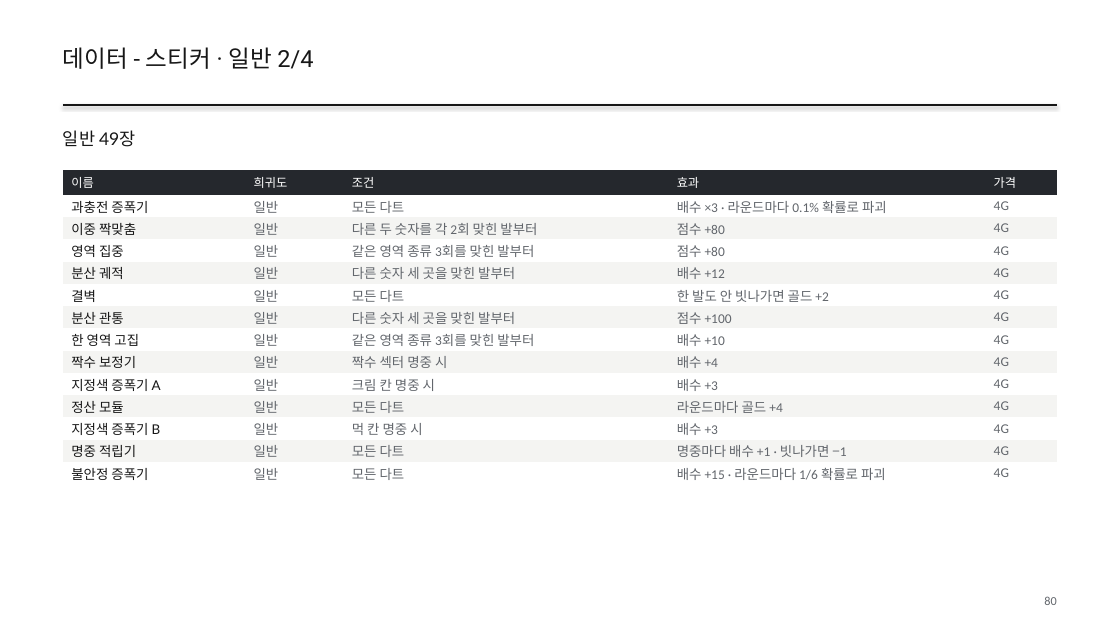
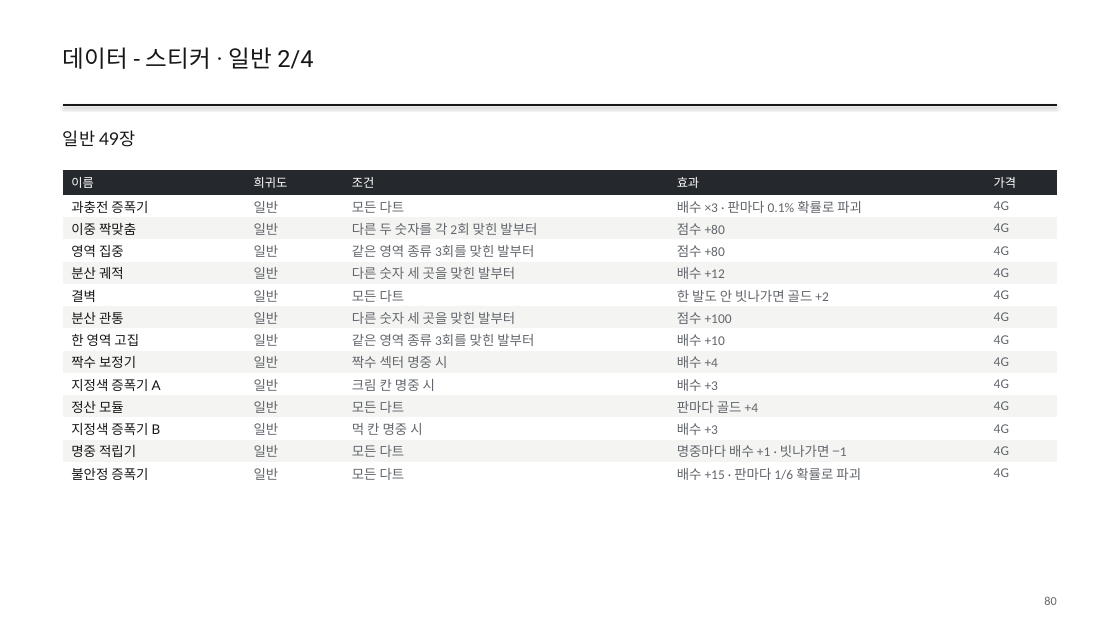
Before and after one commit to GGbong69/test-03, a slide deck: slide 80 of docs/HIGHTONE_기획서.pptx. Drawn at 1120x630 pixels with LibreOffice and Linux fonts; fonts in the diff are those of the drawing. Boxes give left, top, right and bottom in pixels: in the first picture for what was removed or moved away, otherwise in the second. Text is boxed around its words. In the diff, an @@ line names an element or a change of style, - is before the commit and + after.

```diff
--- a/docs/HIGHTONE_기획서.pptx
+++ b/docs/HIGHTONE_기획서.pptx
@@ table at <box>63,170,1057,485</box> @@
-row 2, column 4: 배수 ×3 · 라운드마다 0.1% 확률로 파괴
+row 2, column 4: 배수 ×3 · 판마다 0.1% 확률로 파괴
-row 11, column 4: 라운드마다 골드 +4
+row 11, column 4: 판마다 골드 +4
-row 14, column 4: 배수 +15 · 라운드마다 1/6 확률로 파괴
+row 14, column 4: 배수 +15 · 판마다 1/6 확률로 파괴
```
Also in this commit, not shown: 37 other slides changed, 2 other files.
